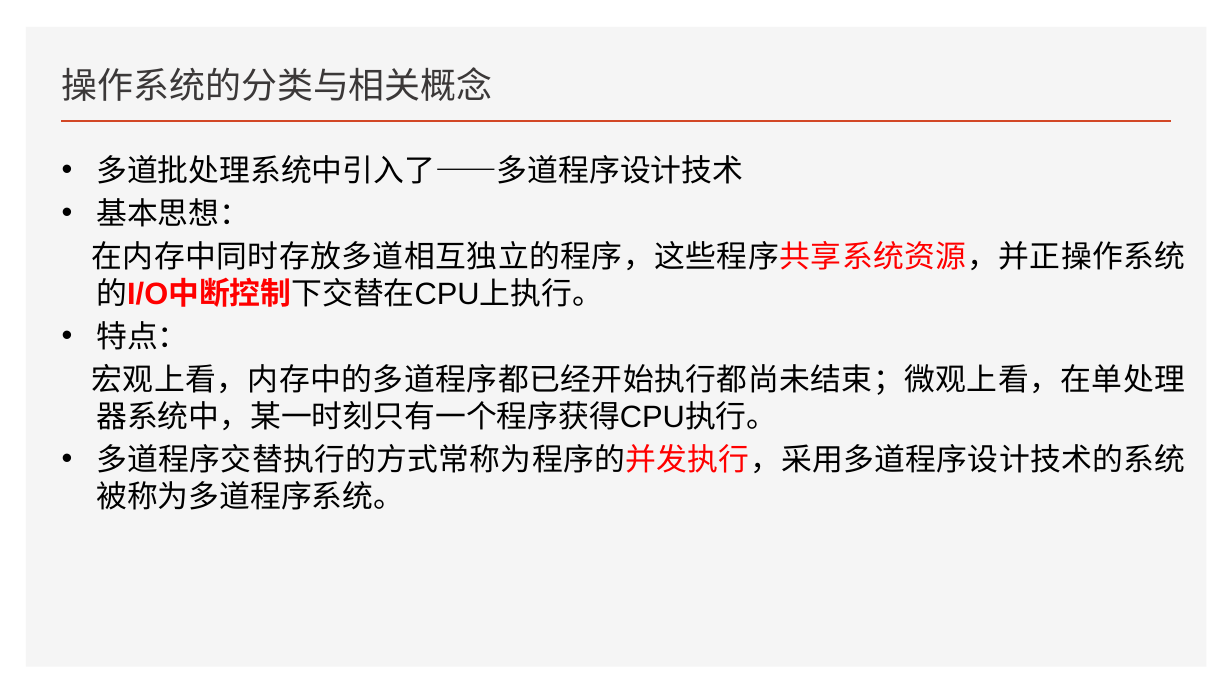
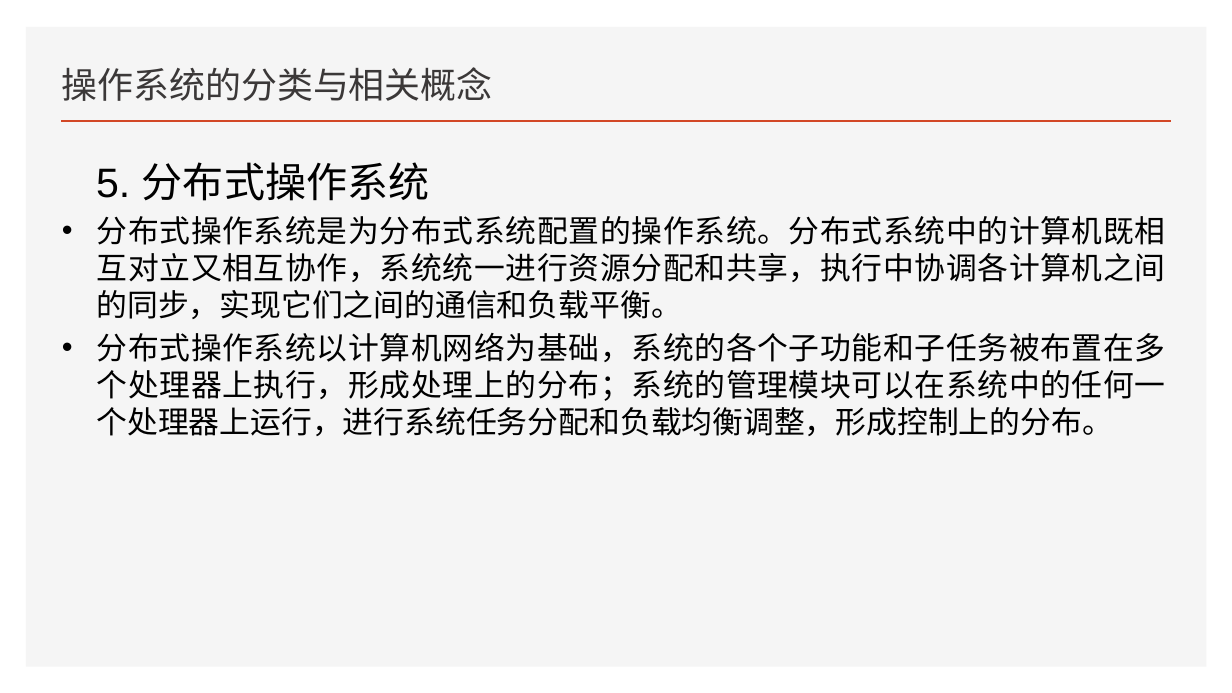
Before and after one commit to FourierAI/Operating-system, a slide deck: slide 25 of 导论/操作系统.pptx. Drawn at 1232x693 pixels with LibreOffice and Linux fonts; fonts in the diff are those of the drawing. Boxes give left, top, right and bottom in pixels: in the first picture for what was removed or moved away, otherwise in the second. Text is boxed around its words. In the diff, an @@ line names an element or a change of style, - is before the commit and + after.

```diff
--- a/导论/操作系统.pptx
+++ b/导论/操作系统.pptx
@@ text at (96,162,1166,436): text changed @@
-• 多道批处理系统中引入了——多道程序设计技术
-• 基本思想：
-在内存中同时存放多道相互独立的程序，这些程序共享系统资源，并正操作系统的I/O中断控制下交替在CPU上执行。
-• 特点：
-宏观上看，内存中的多道程序都已经开始执行都尚未结束；微观上看，在单处理器系统中，某一时刻只有一个程序获得CPU执行。
-• 多道程序交替执行的方式常称为程序的并发执行，采用多道程序设计技术的系统被称为多道程序系统。
+5. 分布式操作系统
+• 分布式操作系统是为分布式系统配置的操作系统。分布式系统中的计算机既相互对立又相互协作，系统统一进行资源分配和共享，执行中协调各计算机之间的同步，实现它们之间的通信和负载平衡。
+• 分布式操作系统以计算机网络为基础，系统的各个子功能和子任务被布置在多个处理器上执行，形成处理上的分布；系统的管理模块可以在系统中的任何一个处理器上运行，进行系统任务分配和负载均衡调整，形成控制上的分布。
```
Also in this commit, not shown: 1 other slide changed, 19 slides added.
